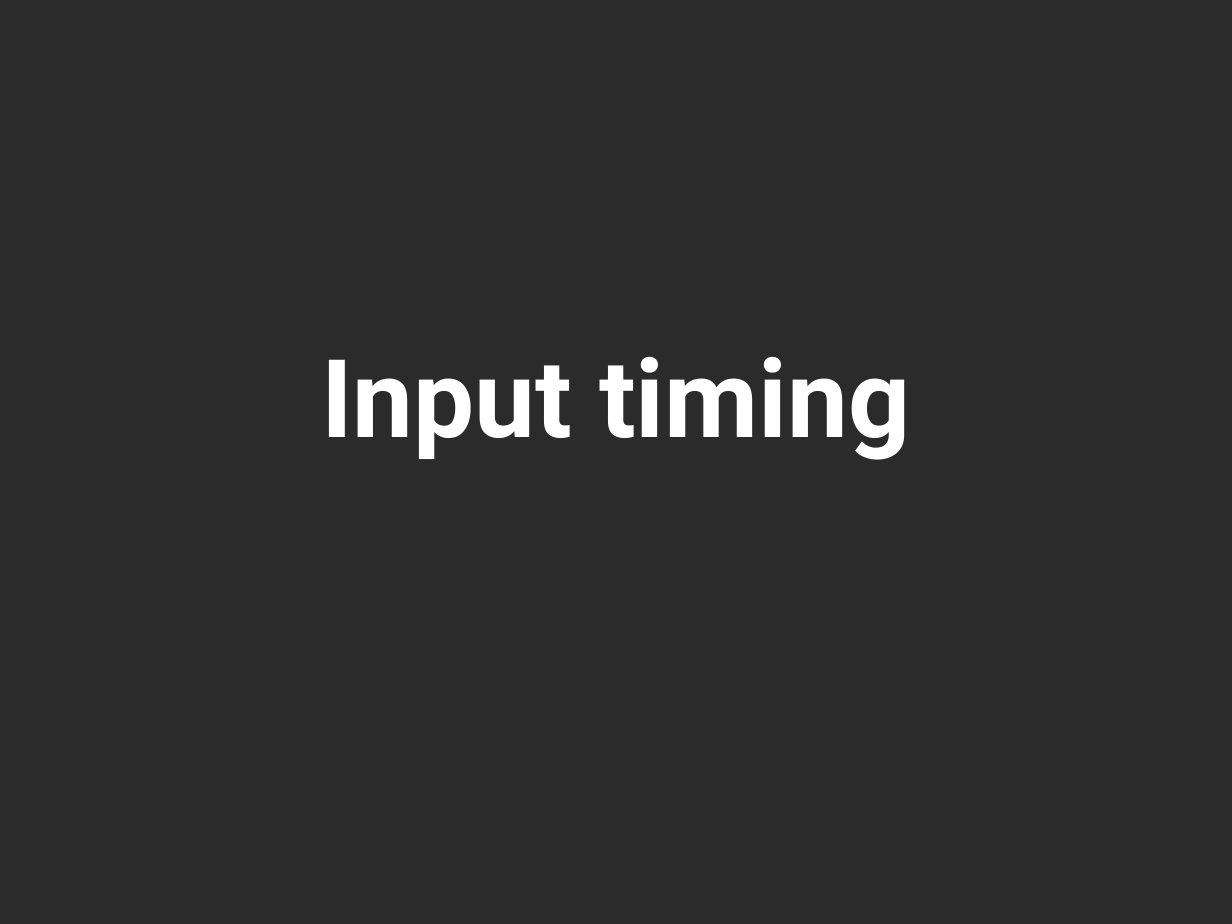
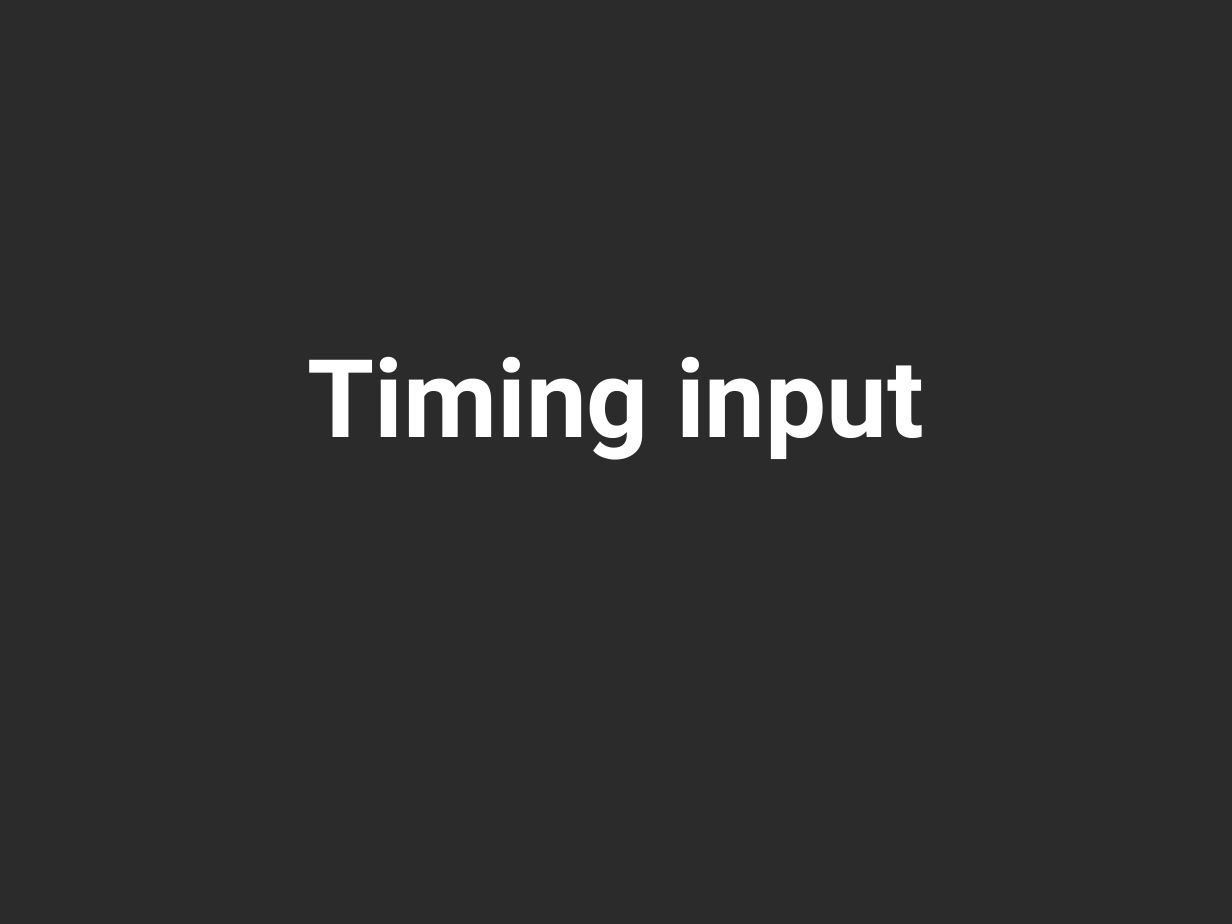
Before and after one commit to lindeloev/psychopy-course, a slide deck: slide 12 of presentations/ppc2_precision.odp (slide 13 before the commit). Drawn at 1232x924 pixels with LibreOffice and Linux fonts; fonts in the diff are those of the drawing; background and template pictures are left out; a plain dark background stands for a picture behind light text. Boxes give left, top, right and bottom in pixels: in the first picture for what was removed or moved away, otherwise in the second. Text is boxed around its words. In the diff, an @@ line names an element or a change of style, - is before the commit and + after.

```diff
--- a/presentations/ppc2_precision.odp
+++ b/presentations/ppc2_precision.odp
@@ subtitle at (x1=307, y1=357, x2=924, y2=460): text changed @@
-Input timing
+Timing input
```
Also in this commit, not shown: 2 other slides changed, 1 slide removed, 11 other files.
